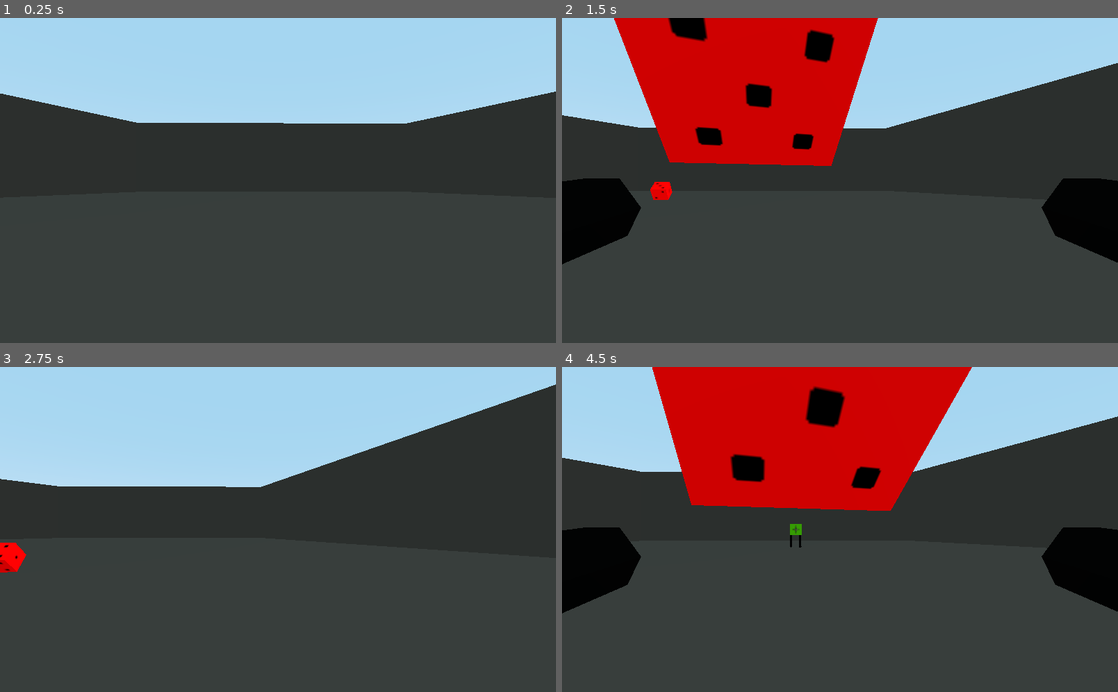
Above: before the commit, frames 1-4 (two rows, left to right).
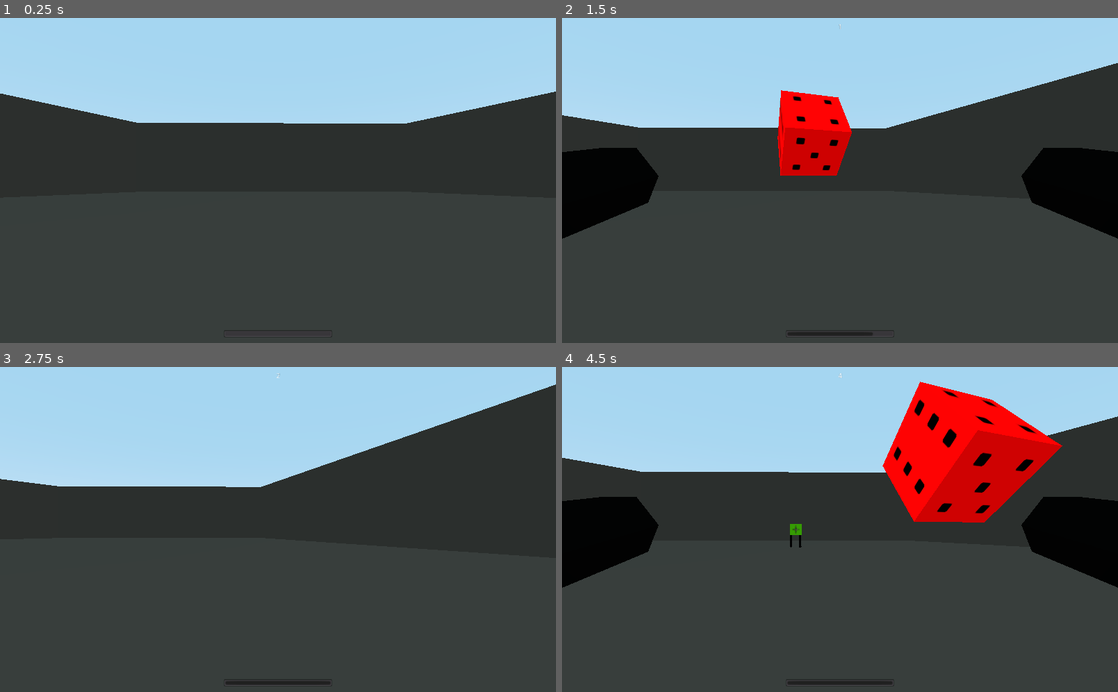
Above: after the commit, the same moments.

Repository: the-alex-g/PolyhedralArena
Game: Godot game, scene res://Main/Main.tscn
The game is run twice, just before and just after one commit, with the same random seed, the same clock (stepped at 60 frames per second) and the same inputs.
Inputs:
- Up to frame 1 (0.25 s): no input
- Up to frame 2 (1.5 s): tap Enter at 0.5 s; hold D (right) 0.53-1.28 s; hold Space (throw) 0.53-1.28 s; hold S (backward) from 1.28 s (still down); tap Space (throw) at 1.35 s
- Up to frame 3 (2.75 s): release S (backward) at 2.03 s; hold D (right) from 2.03 s (still down); hold Space (throw) from 2.03 s (still down)
- Up to frame 4 (4.5 s): release D (right) at 2.78 s; release Space (throw) at 2.78 s; hold W (forward) 2.78-3.53 s; tap Space (throw) at 2.85, 4.35 s; hold Space (throw) 3.53-4.28 s; hold A (left) from 3.53 s (still down)

The runs differ from the first frame. In frame 1, less than 0.1% of the frame differs, in the area x 40-60%, y 96-97%; in frame 2, 23%; in frame 3, 0.6%; in frame 4, 33%, in the area x 0-100%, y 0-98%.

Commit message:
Add power scale to bomb throw and health

Diff:
--- a/project/Dice/PlayerDie.gd
+++ b/project/Dice/PlayerDie.gd
@@ -1,20 +1,61 @@
 class_name Player
 extends KinematicBody
 
+signal update_power(new_percentage)
+
+onready var _damage_timer = $DamageTimer as Timer
+onready var _arm_animator = $ArmAnimator as AnimationPlayer
+onready var _bomb_spawn_point = $ThrowPoint as Position3D
+onready var _hit_area = $Area as Area
+
 export var speed := 15
 
+var _percent_powered := 0.0 setget _set_power
+var _colliding_with_enemy := false
+var _health := 6
 
 func _physics_process(delta:float)->void:
 	rotation_degrees.y += Input.get_axis("turn_right", "turn_left") * 2
 	var direction := Vector3(Input.get_axis("right", "left"), 0, Input.get_axis("backward", "forward")).rotated(Vector3.UP, rotation.y)
 	# warning-ignore:return_value_discarded
 	move_and_collide(direction * delta * speed)
-	if Input.is_action_just_pressed("throw"):
-		$ArmAnimator.play("Throw")
+	if Input.is_action_pressed("throw") and _percent_powered < 1:
+		_set_power(_percent_powered + delta)
+	if Input.is_action_just_released("throw"):
+		_arm_animator.play("Throw")
+	_check_for_damage()
 
 
 func throw()->void:
 	var bomb = load("res://Dice/Bomb.tscn").instance() as RigidBody
-	bomb.global_transform = $ThrowPoint.global_transform
+	bomb.global_transform = _bomb_spawn_point.global_transform
 	get_parent().add_child(bomb)
-	bomb.apply_central_impulse(Vector3.BACK.rotated(Vector3.UP, rotation.y) * 50)
+	bomb.apply_central_impulse(Vector3.BACK.rotated(Vector3.UP, rotation.y) * 60 * _percent_powered)
+	if _colliding_with_enemy:
+		_set_power(0.0)
+
+
+func _check_for_damage()->void:
+	var enemies := false
+	for body in _hit_area.get_overlapping_bodies():
+		if body is Enemy:
+			enemies = true
+			break
+	if not enemies:
+		_damage_timer.stop()
+
+
+func _set_power(value:float)->void:
+	_percent_powered = value
+	emit_signal("update_power", value)
+
+
+func _on_Area_body_entered(body:PhysicsBody)->void:
+	if body is Enemy:
+		_colliding_with_enemy = true
+		_damage_timer.start(1)
+
+
+func _on_DamageTimer_timeout()->void:
+	_health -= 1
+	print("ouch")
--- a/project/Dice/PlayerDie.tscn
+++ b/project/Dice/PlayerDie.tscn
@@ -98,6 +98,8 @@
 "values": [ true, false ]
 }
 
+[sub_resource type="SphereShape" id=3]
+
 [node name="PlayerDie" instance=ExtResource( 1 )]
 script = ExtResource( 2 )
 
@@ -174,3 +176,13 @@
 
 [node name="ThrowPoint" type="Position3D" parent="." index="9"]
 transform = Transform( 0.944574, 0.215304, 0.247842, 2.01166e-07, 0.754924, -0.655813, -0.328301, 0.619464, 0.713081, 0.364, 0.568503, 1.29496 )
+
+[node name="DamageTimer" type="Timer" parent="." index="10"]
+
+[node name="Area" type="Area" parent="." index="11"]
+
+[node name="CollisionShape" type="CollisionShape" parent="Area" index="0"]
+shape = SubResource( 3 )
+
+[connection signal="timeout" from="DamageTimer" to="." method="_on_DamageTimer_timeout"]
+[connection signal="body_entered" from="Area" to="." method="_on_Area_body_entered"]
--- /dev/null
+++ b/project/Main/HUD.gd
@@ -0,0 +1,17 @@
+extends CanvasLayer
+
+onready var _time_display = $Label as Label
+onready var _power_display = $ProgressBar as ProgressBar
+
+var time := 0 setget _set_time
+var percent_powered := 0.0 setget _set_power
+
+
+func _set_time(value:int)->void:
+	time = value
+	_time_display.text = str(time)
+
+
+func _set_power(value:float)->void:
+	percent_powered = value
+	_power_display.value = percent_powered * 100
--- /dev/null
+++ b/project/Main/HUD.tscn
@@ -0,0 +1,28 @@
+[gd_scene load_steps=2 format=2]
+
+[ext_resource path="res://Main/HUD.gd" type="Script" id=1]
+
+[node name="HUD" type="CanvasLayer"]
+script = ExtResource( 1 )
+
+[node name="ProgressBar" type="ProgressBar" parent="."]
+anchor_left = 0.5
+anchor_top = 1.0
+anchor_right = 0.5
+anchor_bottom = 1.0
+margin_left = -100.0
+margin_top = -24.0
+margin_right = 100.0
+margin_bottom = -10.0
+grow_horizontal = 2
+percent_visible = false
+
+[node name="Label" type="Label" parent="."]
+anchor_left = 0.5
+anchor_right = 0.5
+margin_left = -20.0
+margin_top = 10.0
+margin_right = 20.0
+margin_bottom = 14.0
+grow_horizontal = 2
+align = 1
--- a/project/Main/Main.gd
+++ b/project/Main/Main.gd
@@ -4,6 +4,9 @@
 
 onready var _spawns = $Spawns as Spatial
 onready var _player = $PlayerDie as Player
+onready var _hud = $HUD as CanvasLayer
+
+var _time_elapsed := 0
 
 
 func _ready()->void:
@@ -26,3 +29,12 @@
 		config.get_value("EnemiesKilled", enemy_type) + 1
 	)
 	config.save(CONFIGPATH)
+
+
+func _on_GameTimer_timeout()->void:
+	_time_elapsed += 1
+	_hud.time = _time_elapsed
+
+
+func _on_PlayerDie_update_power(new_percentage:float)->void:
+	_hud.percent_powered = new_percentage
--- a/project/Main/Main.tscn
+++ b/project/Main/Main.tscn
@@ -1,10 +1,11 @@
-[gd_scene load_steps=7 format=2]
+[gd_scene load_steps=8 format=2]
 
 [ext_resource path="res://Dice/PlayerDie.tscn" type="PackedScene" id=1]
 [ext_resource path="res://Main/Wall.tscn" type="PackedScene" id=2]
 [ext_resource path="res://Main/Main.gd" type="Script" id=3]
 [ext_resource path="res://Materials/WallMaterial.tres" type="Material" id=4]
 [ext_resource path="res://Main/Spawner.tscn" type="PackedScene" id=5]
+[ext_resource path="res://Main/HUD.tscn" type="PackedScene" id=6]
 
 [sub_resource type="BoxShape" id=1]
 extents = Vector3( 40, 0.1, 40 )
@@ -59,8 +60,15 @@
 [node name="Spawnpoint6" parent="Spawns" instance=ExtResource( 5 )]
 transform = Transform( 1, 0, 0, 0, 1, 0, 0, 0, 1, -15, 0, -27 )
 
+[node name="HUD" parent="." instance=ExtResource( 6 )]
+
 [node name="SpawnTimer" type="Timer" parent="."]
 wait_time = 3.0
 autostart = true
 
+[node name="GameTimer" type="Timer" parent="."]
+autostart = true
+
+[connection signal="update_power" from="PlayerDie" to="." method="_on_PlayerDie_update_power"]
 [connection signal="timeout" from="SpawnTimer" to="." method="_on_SpawnTimer_timeout"]
+[connection signal="timeout" from="GameTimer" to="." method="_on_GameTimer_timeout"]
Not shown: 1 places in project/Dice/PlayerDie.tscn that only renumber resources
